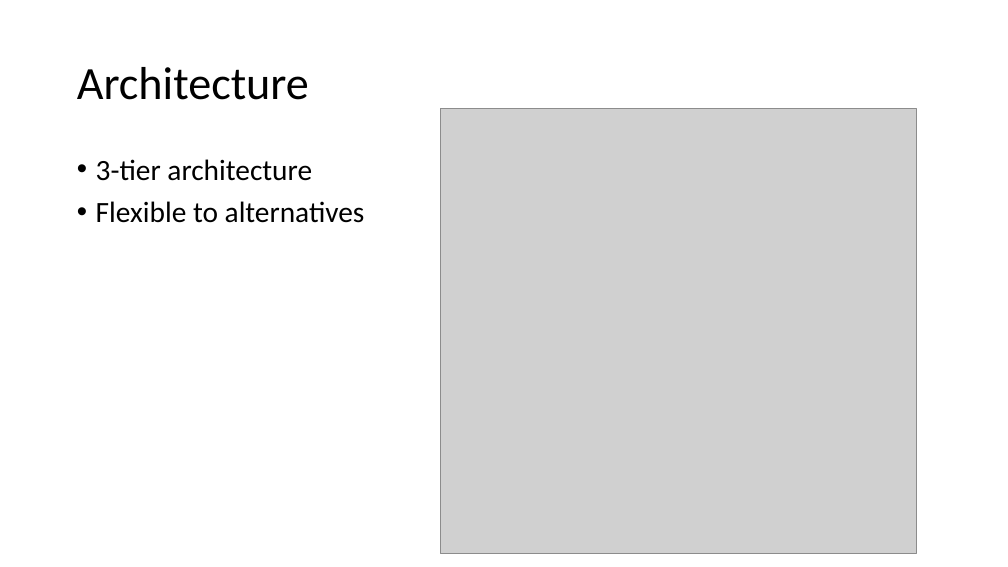
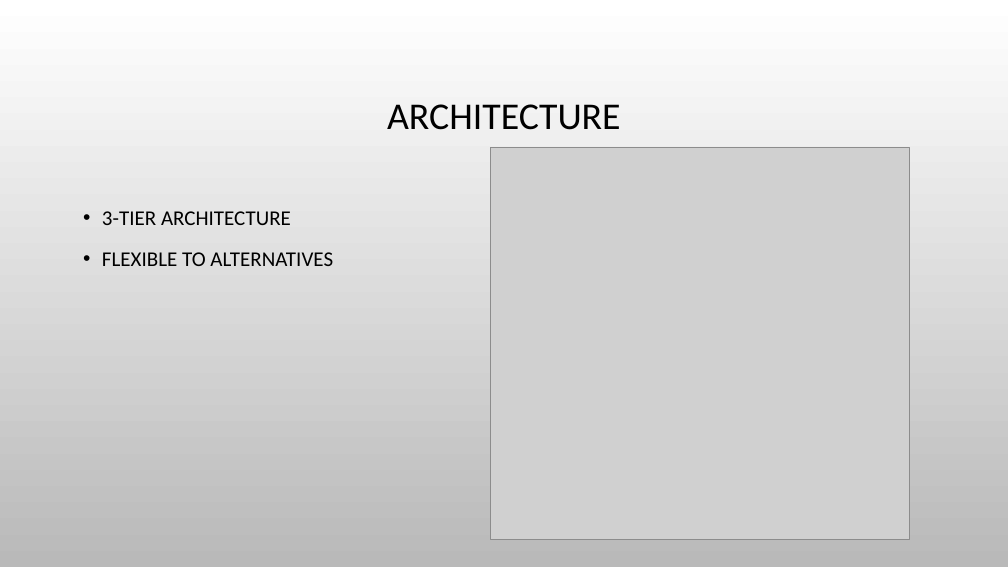
Before and after one commit to DFwJZ/weather_API, a slide deck: slide 4 of Brief_Walkthrough.pptx. Drawn at 1008x567 pixels with LibreOffice and Linux fonts; fonts in the diff are those of the drawing; grey boxes stand for pictures; background and template pictures are left out. Boxes give left, top, right and bottom in pixels: in the first picture for what was removed or moved away, otherwise in the second. Text is boxed around its words. In the diff, an @@ line names an element or a change of style, - is before the commit and + after.

```diff
--- a/Brief_Walkthrough.pptx
+++ b/Brief_Walkthrough.pptx
@@ background #FFFFFF to picture (left out) @@
@@ title at <box>387,104,621,130</box>: text changed; size 44 to 36 pt @@
-Architecture
+ARCHITECTURE
@@ picture: place and size @@
-picture at <box>440,108,916,554</box>
+picture at <box>490,147,910,540</box>
@@ text at <box>102,211,333,266</box>: text changed; size 28 to 20 pt @@
-• 3-tier architecture
-• Flexible to alternatives
+• 3-TIER ARCHITECTURE
+• FLEXIBLE TO ALTERNATIVES
```
Also in this commit, not shown: 14 other slides changed, 1 slide added, 1 slide removed, 7 other files.
